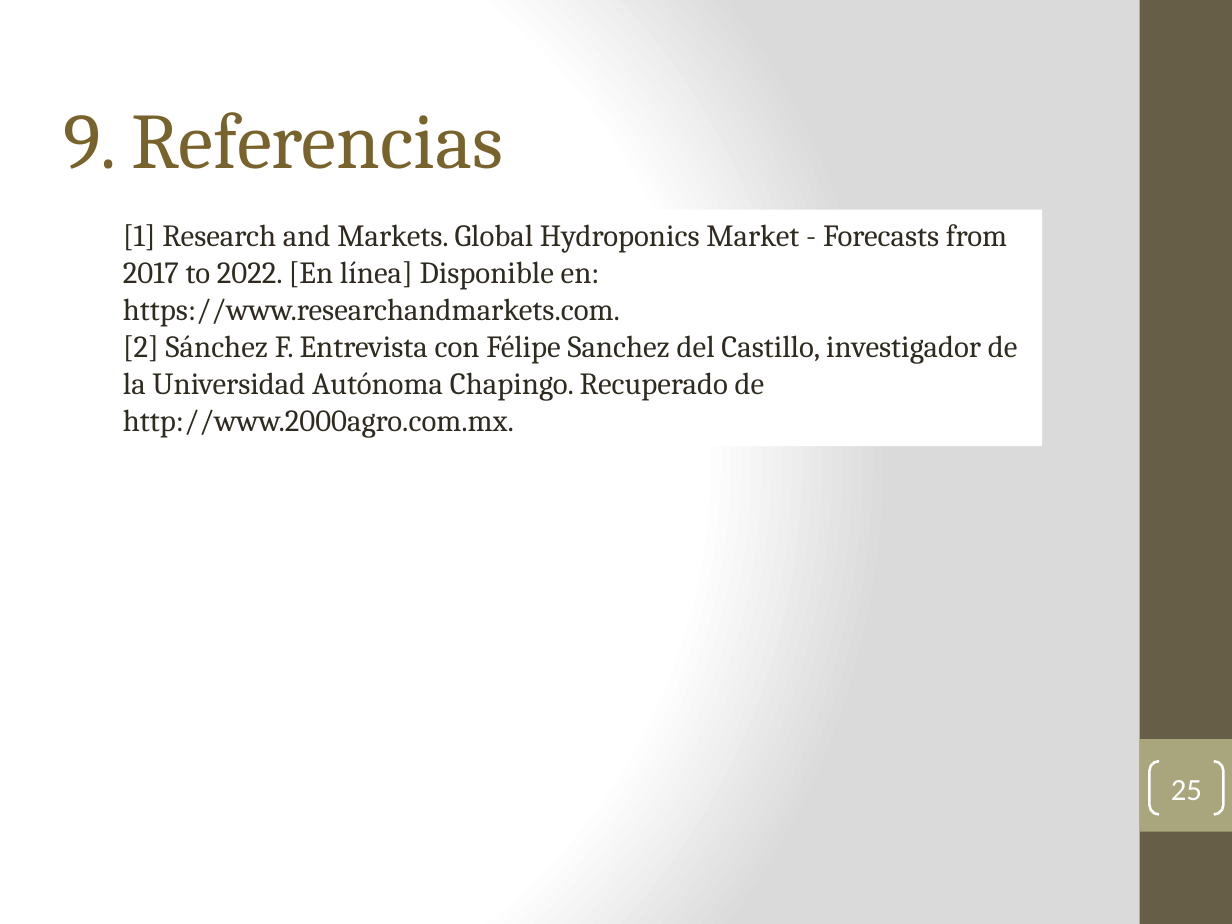
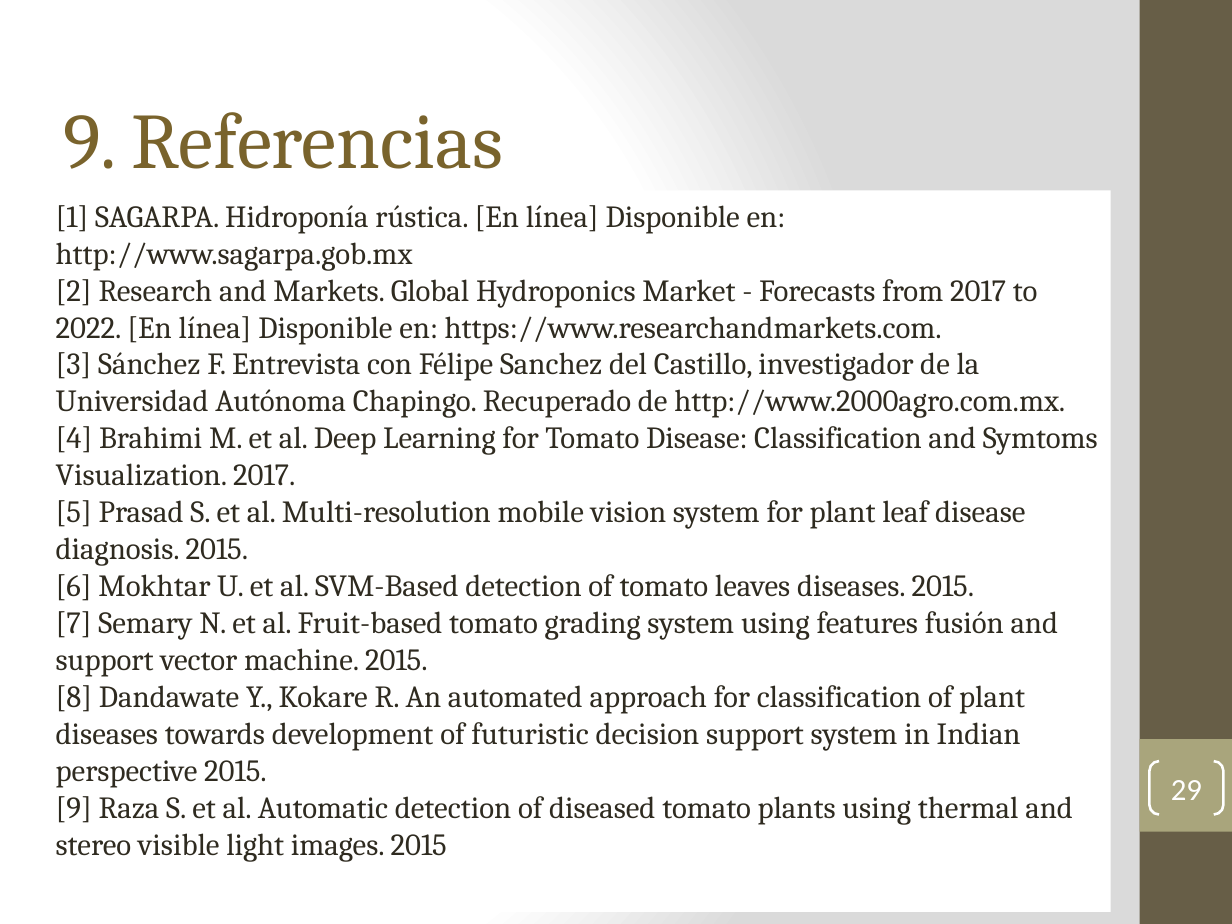
Before and after one commit to earredondo/PlantDiseaseDetection, a slide deck: slide 29 of technicalReport/tt2/presentacionTT2-v1.0.pptx (slide 25 before the commit). Drawn at 1232x924 pixels with LibreOffice and Linux fonts; fonts in the diff are those of the drawing. Boxes give left, top, right and bottom in pixels: in the first picture for what was removed or moved away, otherwise in the second. Text is boxed around its words. In the diff, an @@ line names an element or a change of style, - is before the commit and + after.

Commit message:
Presentación tt2

```diff
--- a/technicalReport/tt2/presentacionTT2-v1.0.pptx
+++ b/technicalReport/tt2/presentacionTT2-v1.0.pptx
@@ rectangle "[1] SAGARPA. Hidroponía rústica. [En ...": place and size @@
-rectangle "[1] SAGARPA. Hidroponía rústica. [En ..." at (111,209,1042,446)
+rectangle "[1] SAGARPA. Hidroponía rústica. [En ..." at (43,191,1110,913)
@@ text in rectangle at (56,205,1098,862): text changed @@
-[1] Research and Markets. Global Hydroponics Market - Forecasts from 2017 to 2022. [En línea] Disponible en: https://www.researchandmarkets.com.
-[2] Sánchez F. Entrevista con Félipe Sanchez del Castillo, investigador de la Universidad Autónoma Chapingo. Recuperado de http://www.2000agro.com.mx.
+[1] SAGARPA. Hidroponía rústica. [En línea] Disponible en: http://www.sagarpa.gob.mx
+[2] Research and Markets. Global Hydroponics Market - Forecasts from 2017 to 2022. [En línea] Disponible en: https://www.researchandmarkets.com.
+[3] Sánchez F. Entrevista con Félipe Sanchez del Castillo, investigador de la Universidad Autónoma Chapingo. Recuperado de http://www.2000agro.com.mx.
+[4] Brahimi M. et al. Deep Learning for Tomato Disease: Classification and Symtoms Visualization. 2017.
+[5] Prasad S. et al. Multi-resolution mobile vision system for plant leaf disease diagnosis. 2015.
+[6] Mokhtar U. et al. SVM-Based detection of tomato leaves diseases. 2015.
+[7] Semary N. et al. Fruit-based tomato grading system using features fusión and support vector machine. 2015.
+[8] Dandawate Y., Kokare R. An automated approach for classification of plant diseases towards development of futuristic decision support system in Indian perspective 2015.
+[9] Raza S. et al. Automatic detection of diseased tomato plants using thermal and stereo visible light images. 2015
@@ page number at (1171,780,1202,800): text changed @@
-25
+29
```
Also in this commit, not shown: 15 other slides changed, 5 slides added, 1 slide removed, 1 other file.
